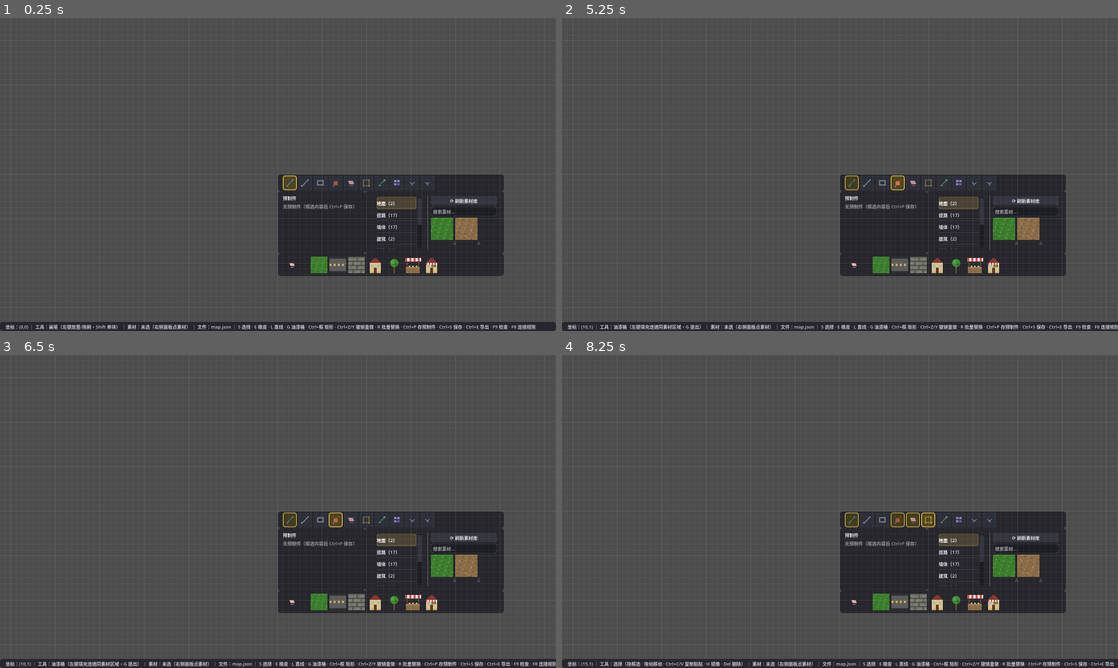
Above: before the commit, frames 1-4 (two rows, left to right).
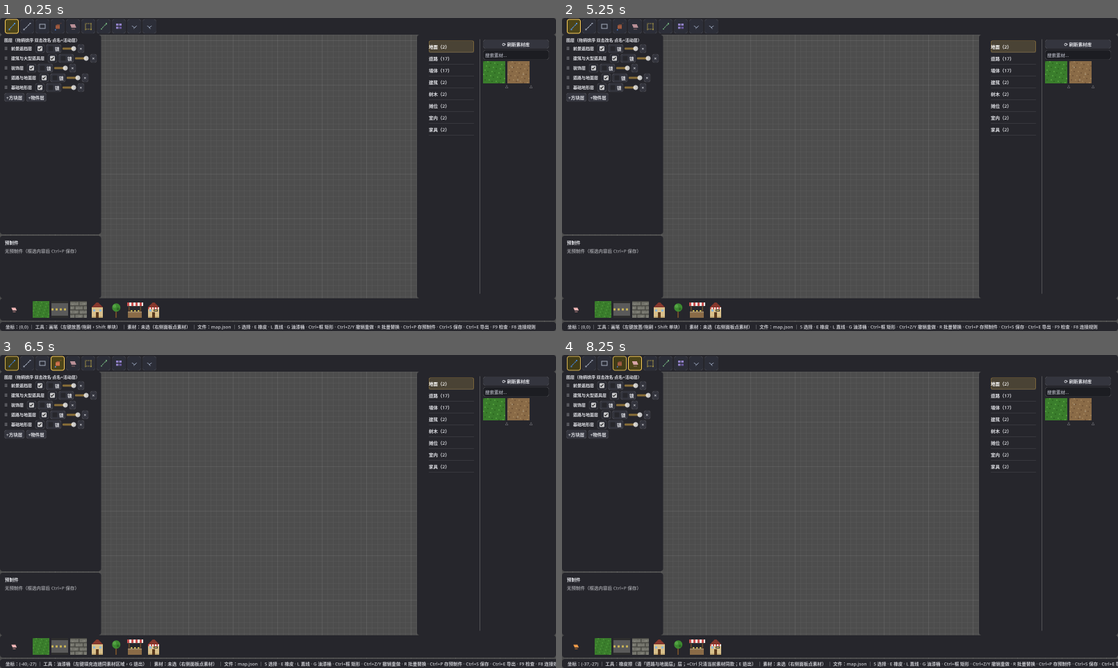
Above: after the commit, the same moments.

Repository: Xeehho/tilemason
Game: Godot game, scene res://scenes/main.tscn
Two runs of this game, one before a commit and one after it. Both use one fixed random seed, a clock stepped at 60 frames per second and the inputs below.
Inputs (mouse positions are in pixels of both pictures, inside the frame that each line leads up to):
- Up to frame 1 (0.25 s): no input
- Up to frame 2 (5.25 s): click (851, 183) at 0.52 s; click (573, 27) at 1.27 s; click (867, 183) at 2.02 s; click (589, 27) at 2.77 s; click (884, 183) at 3.52 s; click (606, 27) at 4.27 s; click (895, 183) at 5.02 s
- Up to frame 3 (6.5 s): click (55, 364) at 5.77 s
- Up to frame 4 (8.25 s): click (912, 520) at 6.52 s; click (634, 364) at 7.27 s; click (928, 520) at 8.02 s

The runs differ from the first frame. In frame 1, 51% of the frame differs, in the area x 0-100%, y 0-97%; in frame 2, 52%; in frame 3, 52%; in frame 4, 52%, in the area x 0-100%, y 0-100%.
Error before the commit: Invalid assignment of property or key 'split_percent_max' with value of type 'float' on a base object of type 'VSplitContainer'. (res://src/ui/editor_shell.gd:…

Commit message:
fix: 壳层两处运行时错误修复——四安全区布局实测生效（UI 重构阶段 A 完成）
- 修复①：VSplitContainer 的 split_percent_max/split_percent 属性
  均不存在（两次窗口实测报错）——左 Dock 改 VBoxContainer（图层
  EXPAND_FILL+预制件 180px），拖拽分栏留阶段 C；教训：API 属性
  名必须查文档，不能靠猜
- 修复②：Node2D 下的 Control 锚点失效（壳层尺寸恒 0、面板全
  挤原点）——EditorShell 挂 CanvasLayer（视口参照，FULL_RECT
  生效）；这解释了此前各面板为何都用 CanvasLayer 绝对偏移
- 布局取证 PASS：四安全区（顶栏 48px/左 Dock 250/右 Dock 400/
  状态栏 30px）面板底色 #26262c 全部铺满各自区域，画布区不受
  浮层侵入；窗口零脚本错误
- 全量回归：十二探针 257 断言全绿（数据/导出/性能/互斥全不受
  UI 重构影响）；截图像素 9/9（固定采样点基于世界坐标，布局
  迁移后依然全过——画布内容位置不变，壳层只管 UI 边界）
- 阶段 A 完成；阶段 B（素材浏览器自适应）/C（图层两行+页签）
  /D（1280×720 紧凑模式+视觉 token）留后续班次

Co-authored-by: GLM <noreply@z.ai>

Diff:
--- a/src/main.gd
+++ b/src/main.gd
@@ -90,7 +90,10 @@
 	_shell = EditorShell.new()
 	_shell.setup()
 	_shell.theme = _app_theme
-	add_child(_shell)
+	var shell_layer := CanvasLayer.new() # Node2D 下 Control 的锚点失效——壳层须挂 CanvasLayer（视口参照）
+	shell_layer.layer = 10
+	add_child(shell_layer)
+	shell_layer.add_child(_shell)
 
 	var asset_count := _library.scan(AssetLibrary.default_roots())
 	_recent = _load_id_list(RECENT_PATH)
--- a/src/ui/editor_shell.gd
+++ b/src/ui/editor_shell.gd
@@ -42,7 +42,7 @@
 	body.mouse_filter = Control.MOUSE_FILTER_IGNORE
 	root_v.add_child(body)
 
-	left_dock = VSplitContainer.new() # 竖向分栏：图层/预制件比例可调
+	left_dock = VBoxContainer.new() # 左 Dock（图层 EXPAND_FILL + 预制件固定高；分栏拖拽留阶段 C）
 	left_dock.custom_minimum_size = Vector2(LEFT_W, 0)
 	body.add_child(left_dock)
 
@@ -70,7 +70,6 @@
 	_reparent(panel, top_bar)
 
 func mount_left_top(panel: Control) -> void:
-	(left_dock as SplitContainer).split_percent_max = 1e9 # 占满可用
 	panel.size_flags_vertical = Control.SIZE_EXPAND_FILL
 	_reparent(panel, left_dock)
 
